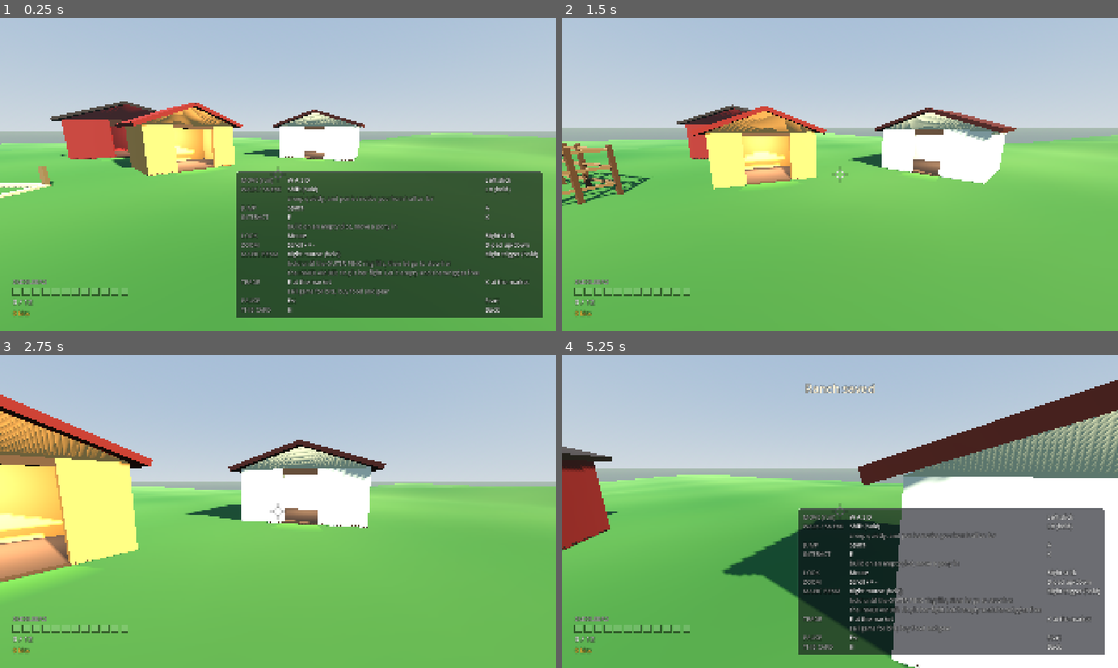
Above: before the commit, frames 1-4 (two rows, left to right).
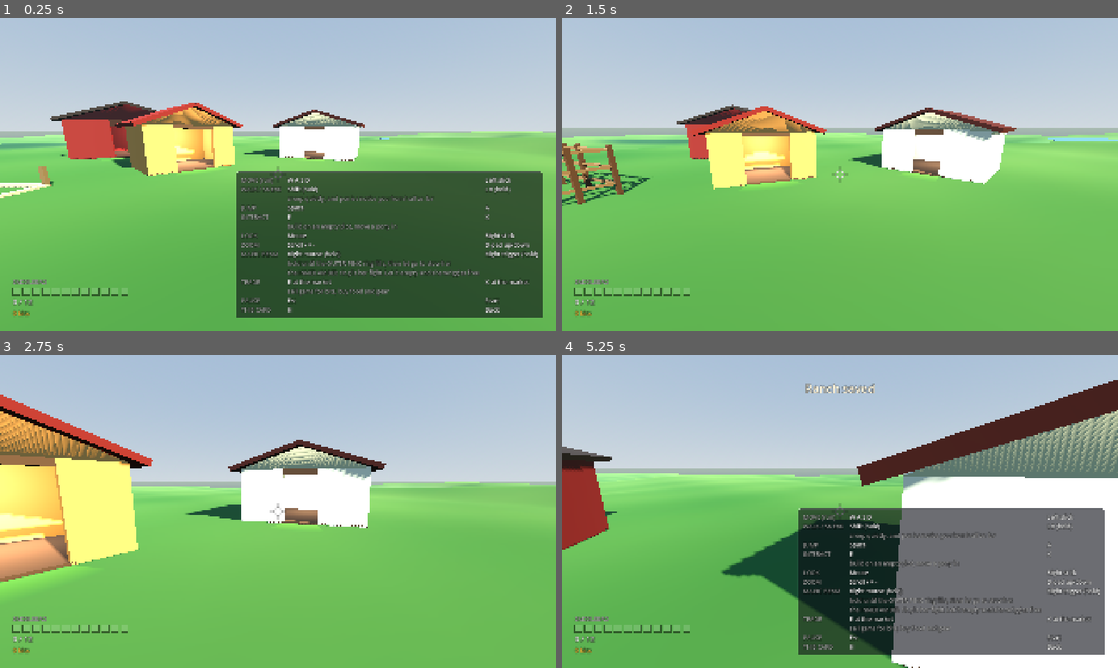
Above: after the commit, the same moments.

Repository: 9je/filly-rancher
Game: Godot game, scene res://world/ranch.tscn
The game is run twice, just before and just after one commit, with the same random seed, the same clock (stepped at 60 frames per second) and the same inputs.
Inputs (mouse positions are in pixels of both pictures, inside the frame that each line leads up to):
- Up to frame 1 (0.25 s): no input
- Up to frame 2 (1.5 s): tap Enter (ui_accept) at 0.5 s; move the mouse to (867, 174) at 0.52 s; hold W (move_forward) from 0.53 s (still down); tap H (toggle_hints) at 0.6 s; tap Space (jump) at 0.77 s; move the mouse to (812, 174) at 1.27 s; right-click (812, 174) at 1.35 s
- Up to frame 3 (2.75 s): keep holding W (move_forward); tap Space (jump) at 1.52 s; tap H (toggle_hints) at 1.55, 2.3 s; move the mouse to (289, 505) at 2.02 s; tap E (interact) at 2.1 s
- Up to frame 4 (5.25 s): keep holding W (move_forward); move the mouse to (834, 517) at 2.77 s; tap Keypad 2 (look_down) at 2.85 s; tap Space (jump) at 3.02, 3.77, 4.52 s; tap H (toggle_hints) at 3.05, 3.8, 4.55 s; move the mouse to (878, 514) at 3.52 s; tap Keypad 4 (look_left) at 3.6 s; move the mouse to (795, 508) at 4.27 s; tap Keypad 6 (look_right) at 4.35 s; move the mouse to (845, 511) at 5.02 s; tap Keypad 8 (look_up) at 5.1 s

The runs differ from the first frame. In frame 1, 0.9% of the frame differs, in the area x 0-100%, y 36-42%; in frame 2, 1.1%; in frame 3, 0.4%; in frame 4, 2.8%, in the area x 0-100%, y 8-100%.

Commit message:
feat: the map is 220 m across, the ground reads as regions, and the lake is a basin
Terrain.HALF 70 to 110. The terrain now takes a RegionRegistry: grass tints
toward each region's palette by its feathered weight, a region with a lake gets
a smoothstep basin of its lake_depth, and build_water() returns a translucent
disc for the ranch to place. ranch.tscn defers the terrain build so ranch.gd can
hand over the registry first, then builds; every other scene builds in _ready()
as before. The homestead apron is unchanged, so every existing prop, plot,
building and zone keeps its ground, and the zone-relief check reads 1.68 m
against a 0.25 m floor.

Committed by the controller: the implementer's own commit failed on a bad flag
in a chained command and the work stayed staged. Verified before committing:
test_terrain.gd 5/5, test_region_registry.gd 8/8, RANCH_OK ponies=10 props=34,
terrain_probe/camera_test/wild_ponies/market_test exit 0, suite 476/476.

Co-Authored-By: Claude Fable 5 <noreply@anthropic.com>

Diff:
--- /dev/null
+++ b/game/test/test_terrain.gd
@@ -0,0 +1,92 @@
+extends GutTest
+## The ground as REGIONS: game/world/terrain.gd read against the region catalogue
+## (game/systems/region_registry.gd, game/data/regions/*.tres).
+##
+## game/test/test_ranch_world.gd already covers the plain heightfield (determinism, the
+## flat apron, the relief past it, the walkable slope ceiling) against a Terrain that was
+## never added to a tree. This file covers the parts that only exist once a registry has
+## been handed over and the mesh has actually been built: the lake basin, the regional
+## grass palettes, and the deferred build that lets ranch.gd hand the registry over at all.
+##
+## Preloads by path rather than by class_name, per the convention at the top of
+## game/scripts/pony_rig.gd (the global class cache lives in the gitignored
+## game/.godot/ and a fresh clone has not built it yet).
+
+const TerrainScript := preload("res://world/terrain.gd")
+const RegionRegistryScript := preload("res://systems/region_registry.gd")
+
+## A parent for every Terrain built here, so the nodes are freed with it rather than
+## leaked: a built Terrain owns a mesh, a trimesh shape and four boundary colliders.
+var _world: Node3D
+
+
+func before_each() -> void:
+	_world = Node3D.new()
+	add_child_autofree(_world)
+
+
+## A Terrain that builds itself in _ready(), exactly as every scene other than the ranch
+## uses it: no registry, so the plain map.
+func _bare_terrain() -> Terrain:
+	var terrain: Terrain = TerrainScript.new()
+	terrain.defer_build = false
+	_world.add_child(terrain)
+	return terrain
+
+
+## A Terrain built the way ranch.gd builds it: the registry is handed over BEFORE the
+## ground is shaped, then build() is called explicitly.
+func _terrain_with_regions() -> Terrain:
+	var terrain: Terrain = TerrainScript.new()
+	terrain.defer_build = true
+	var registry: RegionRegistry = RegionRegistryScript.new()
+	registry.load_all(RegionRegistryScript.REGION_DIR)
+	terrain.regions = registry
+	_world.add_child(terrain)
+	terrain.build()
+	return terrain
+
+
+func test_the_map_is_two_hundred_and_twenty_metres_across() -> void:
+	assert_eq(TerrainScript.HALF, 110.0)
+
+
+func test_the_lake_region_is_a_basin_and_the_others_are_not() -> void:
+	var terrain := _terrain_with_regions()
+	var regions: RegionRegistry = terrain.regions
+	var lake: RegionData = regions.by_id(&"lake")
+	var centre_h: float = terrain.height_at(lake.centre.x, lake.centre.y)
+	var rim_h: float = terrain.height_at(lake.centre.x + lake.radius + 5.0, lake.centre.y)
+	assert_lt(centre_h, rim_h - lake.lake_depth * 0.8, "the lake centre sits well below its rim")
+	var orchard: RegionData = regions.by_id(&"orchard")
+	var raw: float = terrain._raw_height(orchard.centre.x, orchard.centre.y) * terrain._relief_weight(orchard.centre.x, orchard.centre.y)
+	assert_almost_eq(terrain.height_at(orchard.centre.x, orchard.centre.y), raw, 0.001, "a dry region is untouched")
+
+
+func test_grass_tints_toward_the_region_palette_inside_and_not_outside() -> void:
+	var terrain := _terrain_with_regions()
+	var night: RegionData = terrain.regions.by_id(&"nightmeadow")
+	var inside: Color = terrain.grass_at(night.centre.x, night.centre.y)
+	var outside: Color = terrain.grass_at(0.0, 30.0)
+	assert_gt(inside.b, outside.b + 0.1, "the night meadow reads bluer than the ranch")
+
+
+func test_without_a_registry_the_terrain_builds_as_before() -> void:
+	var terrain := _bare_terrain()
+	assert_null(terrain.regions)
+	assert_almost_eq(terrain.height_at(60.0, -62.0),
+		terrain._raw_height(60.0, -62.0) * terrain._relief_weight(60.0, -62.0), 0.001)
+
+
+func test_a_deferred_terrain_has_no_ground_until_build_is_called() -> void:
+	# The whole point of defer_build: a child readies before its parent, so Ranch._ready()
+	# has no moment early enough to hand the registry over if the terrain has already
+	# shaped itself. If _ready() built the mesh anyway, the ranch's lake would be a bulge.
+	var terrain: Terrain = TerrainScript.new()
+	terrain.defer_build = true
+	_world.add_child(terrain)
+	assert_null(terrain.get_node_or_null("Mesh"), "a deferred terrain builds nothing in _ready()")
+	assert_eq(terrain.collision_layer, 1, "but it is on the TERRAIN layer from the start")
+	terrain.build()
+	assert_not_null(terrain.get_node_or_null("Mesh"), "build() shapes the ground")
+	assert_not_null(terrain.get_node_or_null("CollisionShape3D"), "and gives it a collider")
--- a/game/world/ranch.gd
+++ b/game/world/ranch.gd
@@ -119,6 +119,7 @@
 const PonyInstanceScript := preload("res://systems/pony_instance.gd")
 const PlotSlotScript := preload("res://world/plot_slot.gd")
 const PlotRegistryScript := preload("res://systems/plot_registry.gd")
+const RegionRegistryScript := preload("res://systems/region_registry.gd")
 const PenScript := preload("res://world/pen.gd")
 const EconomyScript := preload("res://systems/economy.gd")
 const ShopScript := preload("res://systems/shop.gd")
@@ -278,6 +279,9 @@
 @onready var player_spawn: Marker3D = $PlayerSpawn
 @onready var capture_camera: Camera3D = $CaptureCamera
 @onready var plots_root: Node3D = $Plots
+## Everything that belongs to a region rather than to the homestead: the lake's water
+## disc now, and Task 4's fence rings alongside it.
+@onready var regions_root: Node3D = $Regions
 @onready var build_menu: CanvasLayer = $BuildMenu
 @onready var market_menu: CanvasLayer = $MarketMenu
 @onready var pause_menu: CanvasLayer = $PauseMenu
@@ -320,6 +324,10 @@
 ## The buildable catalogue (game/systems/plot_registry.gd), loaded once at boot.
 var _plot_registry: PlotRegistry = null
 
+## The regions of the map (game/systems/region_registry.gd), loaded once at boot and handed
+## to the terrain before it shapes itself. See the top of _ready().
+var _region_registry: RegionRegistry = null
+
 ## The wallet, seeded from the loaded save and written straight back into GameState.bits
 ## on every change. Task 6 gives this prices and a shop; here it is what the build menu
 ## charges against, so that "you cannot build what you cannot afford" is enforced by the
@@ -375,6 +383,19 @@
 	# be allowed to kill it.
 	if not _hosted:
 		GateWatchdogScript.arm(self, "RANCH", WATCHDOG_TIMEOUT_SEC)
+
+	# THE GROUND, BEFORE ANYTHING ASKS WHERE IT IS. The Terrain node readies before this
+	# function runs (children ready first) and, because ranch.tscn sets defer_build on it,
+	# deliberately built nothing: the lake is a hole in the heightfield, so the terrain has
+	# to know which regions are on it before the first vertex is placed. Every later line
+	# here reads terrain.height_at() to seat a building, a plot, a prop or a pony, so the
+	# handover and the build happen here, at the very top, or all of them are seated against
+	# a map that does not exist yet.
+	terrain.regions = _regions_registry()
+	terrain.build()
+	for region: RegionData in _regions_registry().all():
+		if region.has_lake:
+			regions_root.add_child(terrain.build_water(region))
 
 	for arg in OS.get_cmdline_user_args():
 		if arg.begins_with("--screenshot-dir="):
@@ -613,6 +634,14 @@
 		_plot_registry = PlotRegistryScript.new()
 		_plot_registry.load_all(PlotRegistryScript.PLOT_DIR)
 	return _plot_registry
+
+
+## The regions, loaded once. Same shape as _plots_catalogue() above.
+func _regions_registry() -> RegionRegistry:
+	if _region_registry == null:
+		_region_registry = RegionRegistryScript.new()
+		_region_registry.load_all(RegionRegistryScript.REGION_DIR)
+	return _region_registry
 
 
 ## Replay `GameState.plots` onto the slots. Returns how many went back up.
--- a/game/world/ranch.tscn
+++ b/game/world/ranch.tscn
@@ -55,6 +55,7 @@
 
 [node name="Terrain" type="StaticBody3D" parent="."]
 script = ExtResource("2")
+defer_build = true
 
 [node name="Props" type="Node3D" parent="."]
 script = ExtResource("3")
@@ -99,6 +100,8 @@
 wall_color = Color(0.858824, 0.607843, 0.32549, 1)
 roof_color = Color(0.556863, 0.231373, 0.192157, 1)
 trim_color = Color(0.435294, 0.32549, 0.243137, 1)
+
+[node name="Regions" type="Node3D" parent="."]
 
 [node name="Zones" type="Node3D" parent="."]
 
--- a/game/world/terrain.gd
+++ b/game/world/terrain.gd
@@ -8,8 +8,9 @@
 ## (docs/ci.md section 4), so a terrain shipped as a .glb would be missing from a
 ## fresh clone and from every CI checkout -- and the ranch is the MAIN SCENE, so a
 ## missing terrain is a game that boots into the void. A few dozen lines of
-## deterministic arithmetic are in git, are identical on every machine, and cost
-## about a millisecond at startup. It also means height_at() is available as a
+## deterministic arithmetic are in git, are identical on every machine, and cost about a
+## quarter of a second at startup on this machine, nearly all of it in create_trimesh_shape()
+## rather than in the arithmetic, paid once while the main scene loads. It also means height_at() is available as a
 ## plain function, which is what lets props sit exactly on the ground instead of
 ## being nudged by hand until they stop floating.
 ##
@@ -26,10 +27,18 @@
 ## place to walk a 1.16 m pony around, not a mountain.
 
 const LayersScript := preload("res://world/collision_layers.gd")
+const RegionRegistryScript := preload("res://systems/region_registry.gd")
+const RegionDataScript := preload("res://systems/region_data.gd")
 
 ## Half-width of the map, in metres. The ground spans [-HALF, HALF] on both X and Z.
-const HALF := 70.0
-## Metres per grid cell. 2 m gives a 70x70 quad grid (9800 triangles) -- fine enough
+##
+## 110 rather than the original 70 because the four regions (game/data/regions/) live out
+## past the homestead, the furthest of them reaching z = 93 with its fence ring on. The
+## apron constants below are deliberately NOT retuned with it: the homestead, its props,
+## its plots and the five ranch zone markers all sit inside 44 m of the middle and keep
+## exactly the ground they had.
+const HALF := 110.0
+## Metres per grid cell. 2 m gives a 110x110 quad grid (24,200 triangles), fine enough
 ## that the relief reads as smooth, coarse enough to build and collide against
 ## cheaply.
 const CELL := 2.0
@@ -58,8 +67,40 @@
 const GRASS_LOW := Color(0.239, 0.408, 0.196)
 const GRASS_HIGH := Color(0.443, 0.541, 0.271)
 
+## When true this node builds NOTHING in _ready() beyond its collision layers, and the
+## ground is shaped by an explicit build() instead.
+##
+## WHY IT EXISTS. The regions have to be known before the first vertex is placed: the lake
+## is a hole in the heightfield, so a terrain that shaped itself and was told about the
+## lake afterwards would have a mesh and a collider that disagree with height_at(), which
+## is the one thing this file exists to prevent. A child readies before its parent, so
+## Ranch._ready() has no moment early enough to hand the registry over. ranch.tscn
+## therefore sets this, and ranch.gd assigns `regions` and calls build() as its first act.
+## Every other scene, and every test that wants the plain map, leaves it false.
+@export var defer_build := false
+
+## The region catalogue this map is shaped and painted by, or NULL for the plain map (no
+## tints, no basin), which is what scenes/test/ and the unit suite get. Set by the owner
+## BEFORE build() runs; see defer_build.
+##
+## Assigning it caches the lake regions, because height_at() is called about 62,000 times
+## while the mesh is built (once per vertex, four more per vertex for the analytic normal)
+## and asking the registry for a fresh copy of its catalogue each time would turn a
+## millisecond of arithmetic into tens of them.
+var regions: RegionRegistryScript = null:
+	set(value):
+		regions = value
+		_lakes.clear()
+		if value != null:
+			for region in value.all():
+				if region.has_lake:
+					_lakes.append(region)
+
 var _mesh_instance: MeshInstance3D
 var _collision: CollisionShape3D
+
+## The subset of `regions` that carries a lake, in registry order. See the setter above.
+var _lakes: Array[RegionDataScript] = []
 
 
 func _ready() -> void:
@@ -68,6 +109,18 @@
 	# it costs broadphase work and buys nothing.
 	collision_mask = 0
 
+	if not defer_build:
+		build()
+
+
+## Shapes the ground: the mesh, its trimesh collider, and the four boundary walls. Called
+## by _ready() unless defer_build is set, in which case the owner calls it once `regions`
+## has been handed over. A second call is ignored rather than building a second mesh on top
+## of the first.
+func build() -> void:
+	if _mesh_instance != null:
+		return
+
 	var mesh := _build_mesh()
 
 	_mesh_instance = MeshInstance3D.new()
@@ -88,9 +141,21 @@
 ## actually on the ground" checks all read this same function, so they cannot drift
 ## apart from each other.
 ##
-## Deterministic and stateless: no RNG, no noise texture, no per-machine anything.
+## Deterministic: no RNG, no noise texture, no per-machine anything. The only input beyond
+## XZ is `regions`, which is assigned once, before the ground is built, and never again.
+##
+## A region with a lake in it is a BASIN sunk into the relief: a smooth bowl reaching full
+## depth in the middle and nothing at all by the rim, feathered over the inner half of the
+## radius so the ground walks down into the water instead of stepping off a shelf. It is
+## subtracted here, in the one function everything else reads, so the mesh, the collider,
+## the props and the water disc all agree about where the bottom is.
 func height_at(x: float, z: float) -> float:
-	return _raw_height(x, z) * _relief_weight(x, z)
+	var h := _raw_height(x, z) * _relief_weight(x, z)
+	if not _lakes.is_empty():
+		var point := Vector2(x, z)
+		for region in _lakes:
+			h -= region.lake_depth * region.weight_at(point, region.radius * 0.5)
+	return h
 
 
 ## The relief before the homestead apron flattens it. Used for the grass tinting, so
@@ -123,6 +188,65 @@
 func _relief_weight(x: float, z: float) -> float:
 	var d := Vector2(x, z).distance_to(HOMESTEAD_CENTRE)
 	return smoothstep(FLAT_RADIUS, BLEND_RADIUS, d)
+
+
+## The colour of the grass at world XZ, one vertex of the mesh's worth.
+##
+## Higher, drier ground reads a shade lighter and yellower; hollows stay a deeper green,
+## and a fine patchwork on top keeps even the perfectly flat homestead apron from
+## rendering as one uniform sheet. Deliberately driven by the UNflattened relief, so the
+## yard is tinted like the land it was levelled out of.
+##
+## Inside a region the same tone is taken through THAT region's palette instead, faded in
+## by the region's own edge weight so the orchard's green and the night meadow's silver
+## arrive over a few metres rather than at a hard circle. This is the only thing that tells
+## a player, from across the map, that the far side of the fence is somewhere else.
+func grass_at(x: float, z: float) -> Color:
+	var tone := clampf(0.5 + _raw_height(x, z) * 0.16
+		+ sin(x * 0.31) * cos(z * 0.27) * 0.11
+		+ sin((x - z) * 0.13 + 2.1) * 0.07, 0.0, 1.0)
+	var color := GRASS_LOW.lerp(GRASS_HIGH, tone)
+	if regions == null:
+		return color
+	var point := Vector2(x, z)
+	var region: RegionDataScript = regions.region_at(point)
+	if region == null:
+		return color
+	return color.lerp(region.grass_low.lerp(region.grass_high, tone), region.weight_at(point))
+
+
+## A flat, translucent disc of water for a region that has a lake, ready for the caller to
+## parent wherever it keeps its regional scenery (ranch.gd puts it under $Regions).
+##
+## NO COLLISION, deliberately: the ground under it is the terrain's own basin, which is
+## walkable, so a pony or a player wading in is standing on real ground the whole way.
+## Water that pushed bodies around would be a swimming mechanic, and there is not one.
+func build_water(region: RegionDataScript) -> MeshInstance3D:
+	var mesh := CylinderMesh.new()
+	# The inner 70 percent of the region, so the shore is bare basin rather than the water
+	# running straight up to the fence.
+	mesh.top_radius = region.radius * 0.7
+	mesh.bottom_radius = region.radius * 0.7
+	mesh.height = 0.05
+
+	var mat := StandardMaterial3D.new()
+	mat.albedo_color = Color(0.20, 0.42, 0.62, 0.85)
+	mat.transparency = BaseMaterial3D.TRANSPARENCY_ALPHA
+	mat.roughness = 0.15
+	mat.metallic = 0.1
+	mesh.material = mat
+
+	var node := MeshInstance3D.new()
+	node.name = "Water_" + String(region.id)
+	node.mesh = mesh
+	# height_at() in the middle is the BOTTOM of the basin, so the surface is put back most
+	# of the way up toward the rim: deep enough to read as water, shallow enough that the
+	# basin's own shore is still visible around it.
+	node.position = Vector3(
+		region.centre.x,
+		height_at(region.centre.x, region.centre.y) + region.lake_depth * 0.55 - 0.4,
+		region.centre.y)
+	return node
 
 
 ## The heightfield as an ArrayMesh.
@@ -159,17 +283,12 @@
 			verts.append(Vector3(x, y, z))
 			normals.append(normal_at(x, z))
 			# 1 UV tile per 4 m, so a future grass texture repeats at a believable
-			# size rather than being stretched across 140 m.
+			# size rather than being stretched across the whole 220 m.
 			uvs.append(Vector2(x, z) * 0.25)
-			# Higher, drier ground reads a shade lighter and yellower; hollows stay
-			# a deeper green, and a fine patchwork on top keeps even the perfectly
-			# flat homestead apron from rendering as one uniform sheet. Deliberately
-			# driven by the UNflattened relief, so the yard is tinted like the land it
-			# was levelled out of.
-			var tone := 0.5 + _raw_height(x, z) * 0.16 \
-				+ sin(x * 0.31) * cos(z * 0.27) * 0.11 \
-				+ sin((x - z) * 0.13 + 2.1) * 0.07
-			colors.append(GRASS_LOW.lerp(GRASS_HIGH, clampf(tone, 0.0, 1.0)))
+			# The tint, and inside a region its regional palette, live in grass_at()
+			# so a caller can ask what colour the ground is at a point without
+			# rebuilding the mesh to find out.
+			colors.append(grass_at(x, z))
 
 	var row := steps + 1
 	for iz in range(steps):
Not shown, added: game/test/test_terrain.gd.uid
